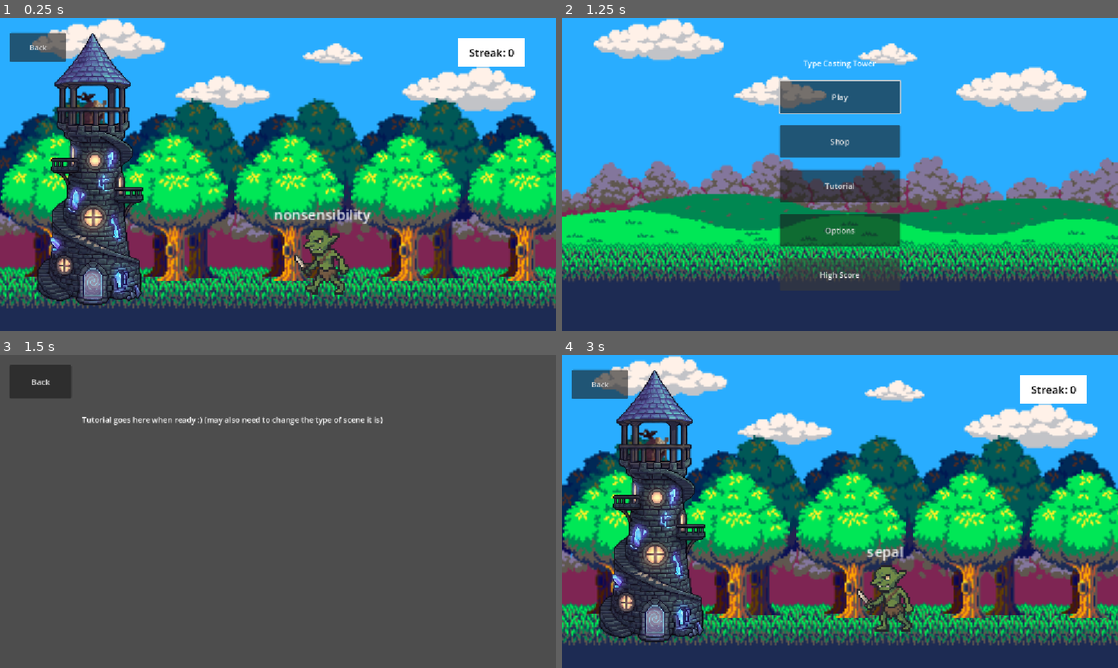
Above: before the commit, frames 1-4 (two rows, left to right).
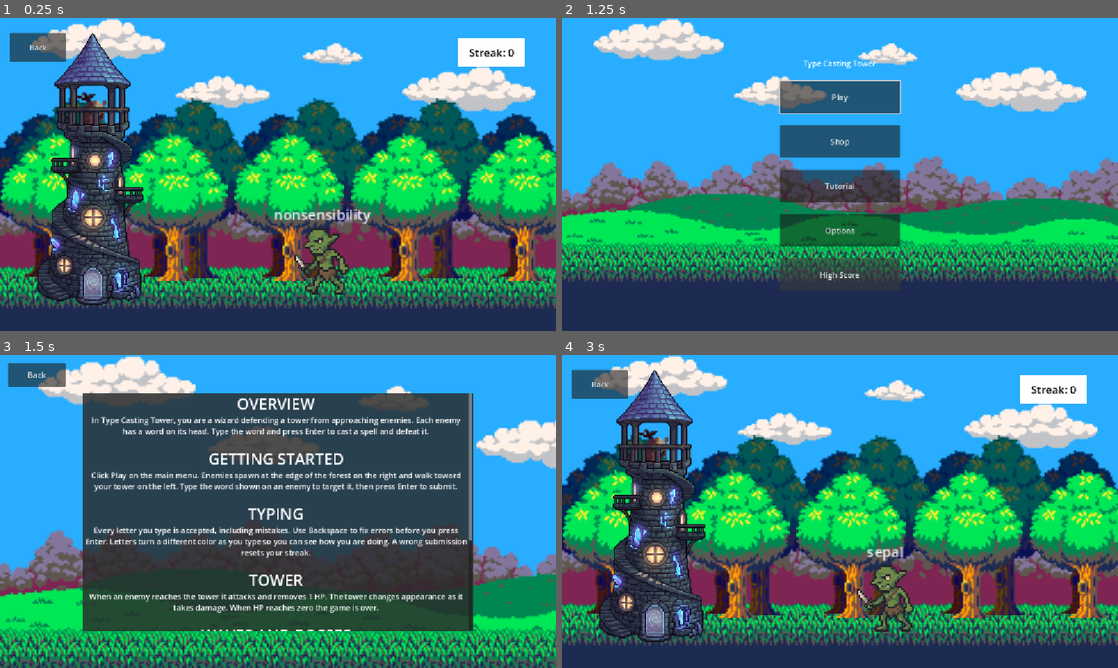
Above: after the commit, the same moments.

Repository: Lychiez/TypingTowerDefense
Game: Godot game, scene res://scenes/game/game.tscn
The game is run twice, just before and just after one commit, with the same random seed, the same clock (stepped at 60 frames per second) and the same inputs. Sound files missing from this copy of the repository are replaced by a short silence.
Inputs:
- Up to frame 1 (0.25 s): no input
- Up to frame 2 (1.25 s): click "Back" at 0.5 s
- Up to frame 3 (1.5 s): click "Tutorial" at 1.25 s
- Up to frame 4 (3 s): click "Back" at 2 s; click "Play" at 2.75 s

Frames 1-2 are identical in both runs. In frame 3, 90% of the frame differs, in the area x 0-100%, y 0-100%; in frame 4, nothing differs.

Commit message:
tutorial update

Diff:
--- /dev/null
+++ b/game/type-casting-tower/scenes/tutorial/tutorial.gd
@@ -0,0 +1,37 @@
+extends Control
+
+@export_file("*.tscn") var menu_scene: String = "res://scenes/main_menu.tscn"
+
+@onready var panel: PanelContainer = $PanelContainer
+@onready var text: RichTextLabel = $PanelContainer/MarginContainer/Text
+@onready var return_button: Button = $ReturnButton
+@onready var music: AudioStreamPlayer = $AudioStreamPlayer
+
+
+const TUTORIAL_TEXT := """[font_size=32]OVERVIEW[/font_size]
+In Type Casting Tower, you are a wizard defending a tower from approaching enemies. Each enemy has a word on its head. Type the word and press Enter to cast a spell and defeat it.
+
+[font_size=32]GETTING STARTED[/font_size]
+Click Play on the main menu. Enemies spawn at the edge of the forest on the right and walk toward your tower on the left. Type the word shown on an enemy to target it, then press Enter to submit.
+
+[font_size=32]TYPING[/font_size]
+Every letter you type is accepted, including mistakes. Use Backspace to fix errors before you press Enter. Letters turn a different color as you type so you can see how you are doing. A wrong submission resets your streak.
+
+[font_size=32]TOWER[/font_size]
+When an enemy reaches the tower it attacks and removes 1 HP. The tower changes appearance as it takes damage. When HP reaches zero the game is over.
+
+[font_size=32]WAVES AND BOSSES[/font_size]
+Enemies arrive in waves, and each wave moves faster than the last. Boss enemies have a health bar made of several words, so you must submit every word to defeat one.
+
+[font_size=32]SHOP[/font_size]
+You earn in-game currency for each enemy you defeat, paid out at the end of each wave. Spend it in the shop on cosmetics. Currency is earned by beating monsters.
+
+[font_size=32]CONTROLS[/font_size]
+Keyboard: type words, Enter to submit, Backspace to delete, Escape to pause.
+Mouse: navigate menus.
+"""
+
+func _ready() -> void:
+	music.play(MusicState.music)
+
+	text.text = TUTORIAL_TEXT
--- a/game/type-casting-tower/scenes/tutorial/tutorial.tscn
+++ b/game/type-casting-tower/scenes/tutorial/tutorial.tscn
@@ -1,6 +1,12 @@
 [gd_scene format=3 uid="uid://by5d5ifaempve"]
 
-[ext_resource type="Script" uid="uid://13tci7func84" path="res://scenes/tutorial/return_button.gd" id="1_ymgc8"]
+[ext_resource type="Script" uid="uid://bd6idsrifm42" path="res://scenes/tutorial/tutorial.gd" id="1_g40di"]
+[ext_resource type="AudioStream" uid="uid://c32nht6qutet1" path="res://assets/audio/From The Start - Laufey (shop theme).mp3" id="1_pq3l0"]
+[ext_resource type="Texture2D" uid="uid://c3lgifyva7j86" path="res://assets/images/GrassLand_Background_Guide.png" id="3_g7eoy"]
+[ext_resource type="Script" uid="uid://c3nyf7ctx0w44" path="res://scenes/options/return_button.gd" id="6_hsofu"]
+
+[sub_resource type="StyleBoxFlat" id="StyleBoxFlat_g40di"]
+bg_color = Color(0.16206557, 0.1620656, 0.16206554, 0.8235294)
 
 [node name="Tutorial" type="Control" unique_id=1256945698]
 layout_mode = 3
@@ -9,21 +15,55 @@
 anchor_bottom = 1.0
 grow_horizontal = 2
 grow_vertical = 2
+script = ExtResource("1_g40di")
 
-[node name="Label" type="Label" parent="." unique_id=14995097]
-layout_mode = 0
-offset_left = 170.0
-offset_top = 122.0
-offset_right = 787.0
-offset_bottom = 145.0
-text = "Tutorial goes here when ready :) (may also need to change the type of scene it is)"
+[node name="AudioStreamPlayer" type="AudioStreamPlayer" parent="." unique_id=2006148972]
+unique_name_in_owner = true
+stream = ExtResource("1_pq3l0")
+volume_db = -32.0
 
-[node name="ReturnButton" type="Button" parent="." unique_id=904310164]
-unique_name_in_owner = true
-layout_mode = 0
-offset_left = 20.0
-offset_top = 21.0
-offset_right = 148.0
-offset_bottom = 90.0
+[node name="Background" type="TextureRect" parent="." unique_id=2112377243]
+layout_mode = 1
+anchors_preset = 15
+anchor_right = 1.0
+anchor_bottom = 1.0
+offset_right = 240.0
+offset_bottom = 139.0
+grow_horizontal = 2
+grow_vertical = 2
+texture = ExtResource("3_g7eoy")
+
+[node name="PanelContainer" type="PanelContainer" parent="." unique_id=850805085]
+layout_mode = 1
+anchors_preset = -1
+anchor_left = 0.15
+anchor_top = 0.12
+anchor_right = 0.85
+anchor_bottom = 0.88
+grow_horizontal = 2
+grow_vertical = 2
+theme_override_styles/panel = SubResource("StyleBoxFlat_g40di")
+
+[node name="MarginContainer" type="MarginContainer" parent="PanelContainer" unique_id=1649821469]
+layout_mode = 2
+
+[node name="Text" type="RichTextLabel" parent="PanelContainer/MarginContainer" unique_id=676071145]
+layout_mode = 2
+bbcode_enabled = true
+horizontal_alignment = 1
+
+[node name="ColorRect" type="ColorRect" parent="PanelContainer" unique_id=1293211260]
+visible = false
+light_mask = 0
+layout_mode = 2
+color = Color(0.18717614, 0.18717614, 0.18717614, 1)
+
+[node name="ReturnButton" type="Button" parent="." unique_id=156469243]
+custom_minimum_size = Vector2(120, 50)
+custom_maximum_size = Vector2(120, 50)
+layout_mode = 1
+anchors_preset = -1
+offset_left = 16.0
+offset_top = 16.0
 text = "Back"
-script = ExtResource("1_ymgc8")
+script = ExtResource("6_hsofu")
Not shown, added: game/type-casting-tower/scenes/tutorial/tutorial.gd.uid
